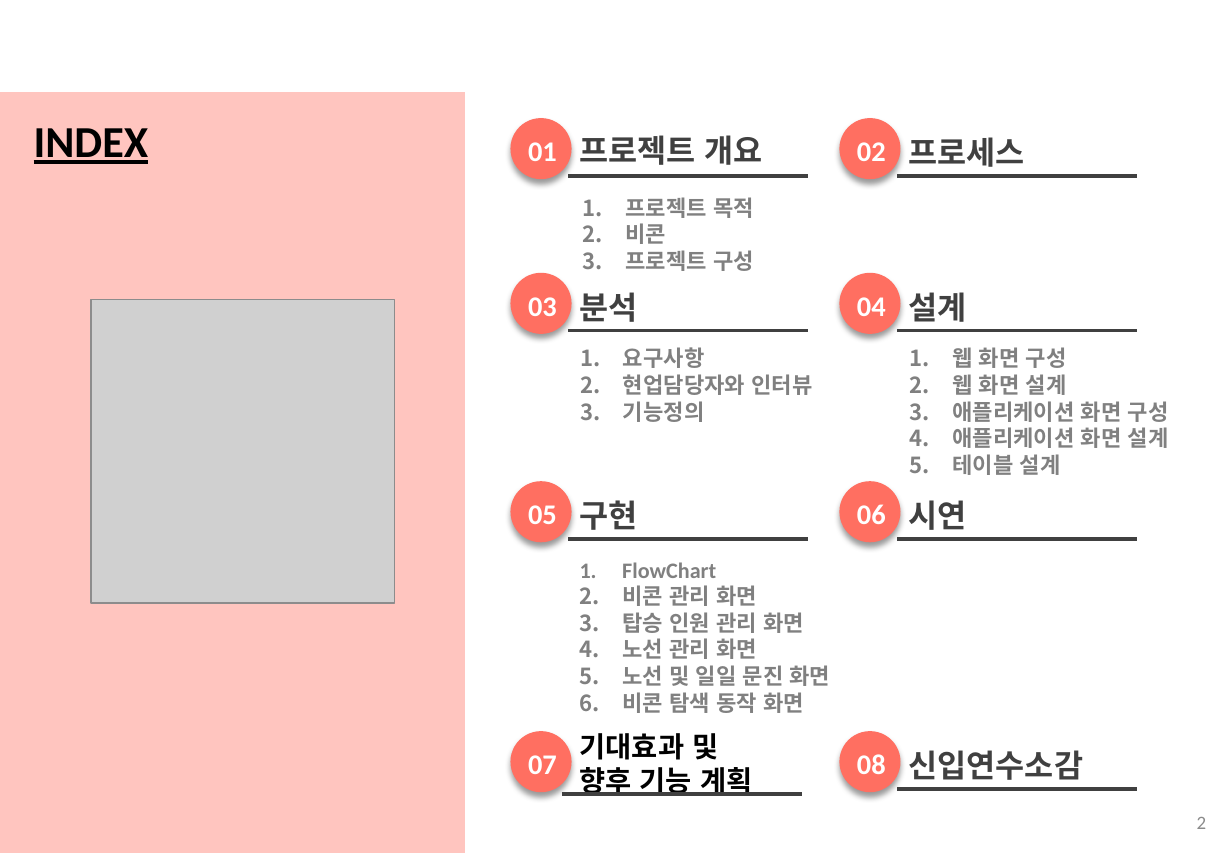
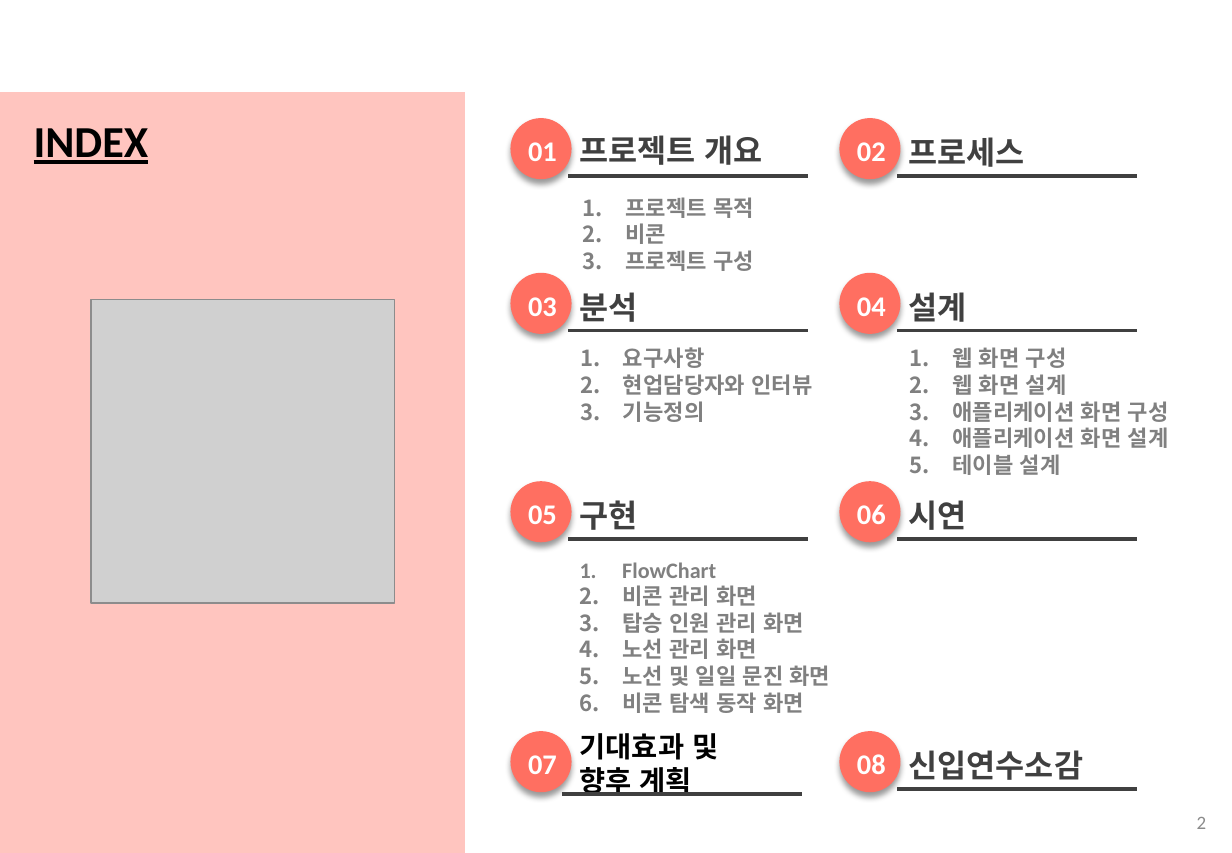
Before and after one commit to 201324549/BeaconProject, a slide deck: slide 2 of ShuttleBusFinalPresentation(v2.0).pptx. Drawn at 1232x853 pixels with LibreOffice and Linux fonts; fonts in the diff are those of the drawing; grey boxes stand for pictures; background and template pictures are left out. Boxes give left, top, right and bottom in pixels: in the first picture for what was removed or moved away, otherwise in the second. Text is boxed around its words. In the diff, an @@ line names an element or a change of style, - is before the commit and + after.

```diff
--- a/ShuttleBusFinalPresentation(v2.0).pptx
+++ b/ShuttleBusFinalPresentation(v2.0).pptx
@@ text at <box>580,767,692,796</box>: text changed @@
-향후 기능 계획
+향후 계획
```
Also in this commit, not shown: 9 other slides changed.
